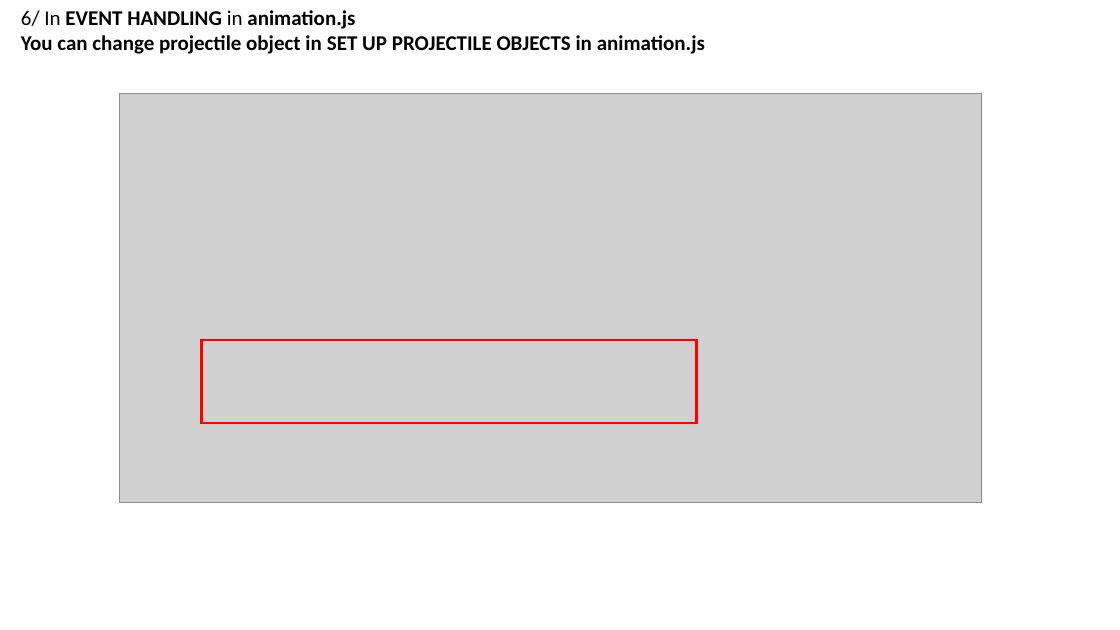
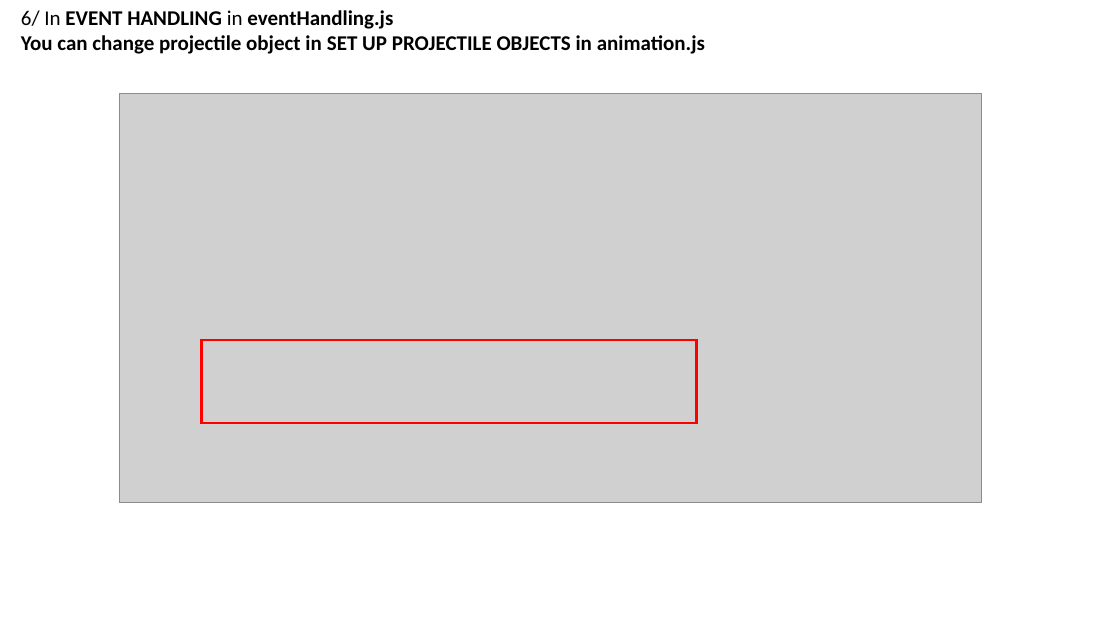
Before and after one commit to ChuHai7793/JAVASCRIPT_PROJECT, a slide deck: slide 13 of Document/GAME_DOC.pptx. Drawn at 1120x630 pixels with LibreOffice and Linux fonts; fonts in the diff are those of the drawing; grey boxes stand for pictures. Boxes give left, top, right and bottom in pixels: in the first picture for what was removed or moved away, otherwise in the second. Text is boxed around its words. In the diff, an @@ line names an element or a change of style, - is before the commit and + after.

```diff
--- a/Document/GAME_DOC.pptx
+++ b/Document/GAME_DOC.pptx
@@ text at (21,10,393,29): text changed @@
-6/ In EVENT HANDLING in animation.js
+6/ In EVENT HANDLING in eventHandling.js
```
Also in this commit, not shown: 7 other files.
